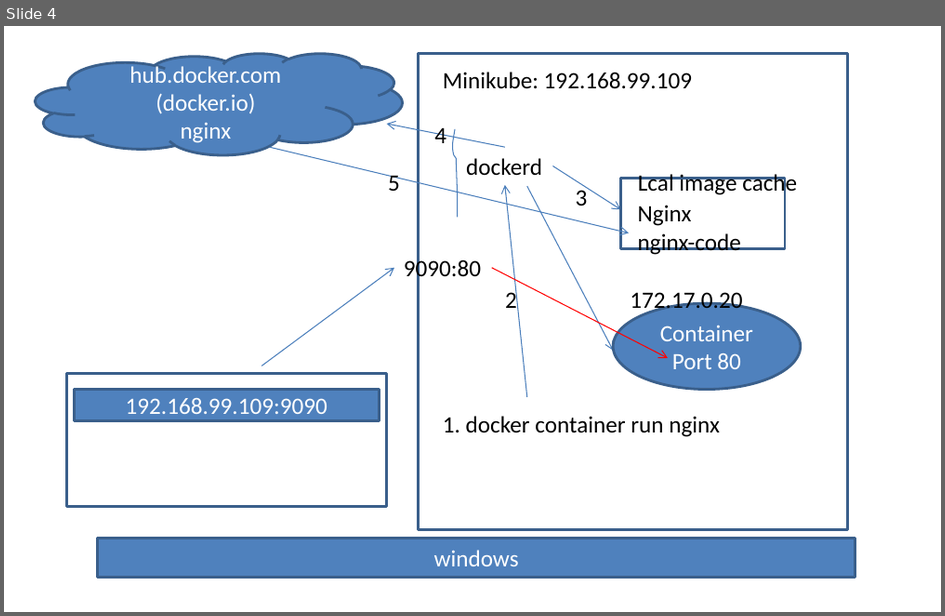
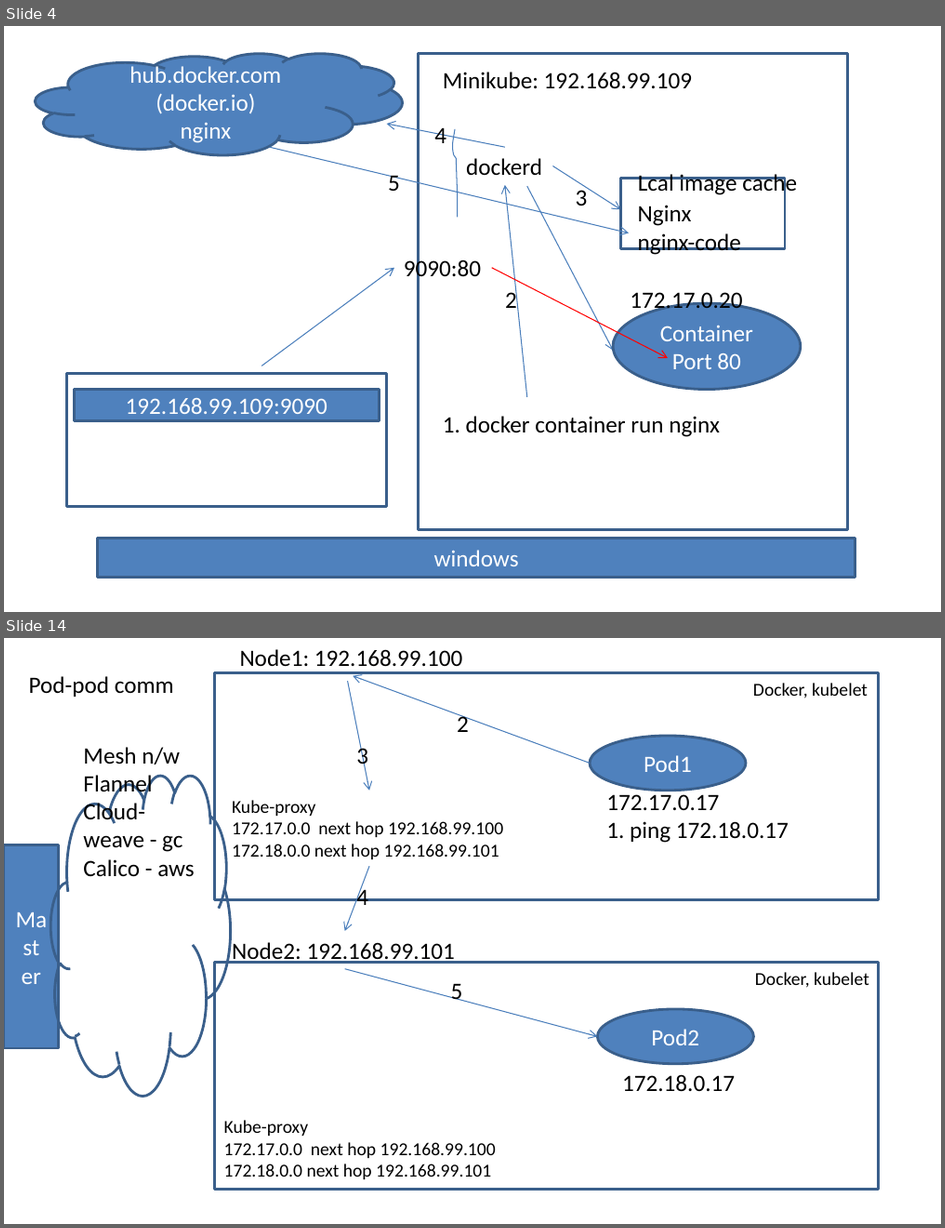
Before and after one commit to AdityaSP/ora-apr8-dock-kube, a slide deck: rough-diag.pptx. Shown one above the other, each under a label of ours: slide 4 before the commit, slides 4 and 14 after it; the slides between them are not shown. The pictures are 945x616 and 945x1228 pixels, drawn with LibreOffice and Linux fonts; fonts in the diff are those of the drawing. Boxes give left, top, right and bottom in pixels: in the first picture for what was removed or moved away, otherwise in the second. Text is boxed around its words. In the diff, an @@ line names an element or a change of style, - is before the commit and + after.

```diff
--- a/rough-diag.pptx
+++ b/rough-diag.pptx
@@ slide 14 added at [4,638,941,1224], background #FFFFFF @@
@@ text added at [240,649,462,667], 18 pt, text #000000 @@
+Node1: 192.168.99.100
@@ text added at [29,676,174,697], 18 pt, text #000000 @@
+Pod-pod comm
@@ rectangle added at [215,673,878,900], outline #3A5F8C 2 pt @@
@@ arrow added from (348, 681) to (369, 790), #4B7EBC 0.75 pt @@
@@ arrow added from (590, 763) to (353, 675), #4B7EBC 0.75 pt @@
@@ text added at [754,683,868,698], 14 pt, text #000000 @@
+Docker, kubelet
@@ text added at [457,713,469,732], 18 pt, text #000000 @@
+2
@@ text added at [83,747,195,877], 18 pt, text #000000 @@
+Mesh n/w
+Flannel
+Cloud-weave - gc
+Calico - aws
@@ text added at [356,744,369,769], 18 pt, text #000000 @@
+3
@@ ellipse added at [590,736,746,790], fill #4F81BD, outline #3A5F8C 2 pt, 18 pt, text #FFFFFF @@
+Pod1
@@ cloud added at [50,775,231,1096], outline #3A5F8C 2 pt @@
@@ text added at [232,800,503,859], 14 pt, text #000000 @@
+Kube-proxy
+172.17.0.0 next hop 192.168.99.100
+172.18.0.0 next hop 192.168.99.101
@@ text added at [607,794,789,843], 18 pt, text #000000 @@
+172.17.0.17
+1. ping 172.18.0.17
@@ rectangle added at [4,845,58,1049], fill #4F81BD, outline #3A5F8C 2 pt, 18 pt, text #FFFFFF @@
+Mast
+er
@@ arrow added from (369, 866) to (345, 930), #4B7EBC 0.75 pt @@
@@ text added at [356,886,369,905], 18 pt, text #000000 @@
+4
@@ text added at [232,942,455,964], 18 pt, text #000000 @@
+Node2: 192.168.99.101
@@ rectangle added at [215,963,878,1189], outline #3A5F8C 2 pt @@
@@ arrow added from (345, 969) to (597, 1036), #4B7EBC 0.75 pt @@
@@ text added at [755,972,870,988], 14 pt, text #000000 @@
+Docker, kubelet
@@ text added at [451,983,463,1001], 18 pt, text #000000 @@
+5
@@ ellipse added at [597,1009,754,1064], fill #4F81BD, outline #3A5F8C 2 pt, 18 pt, text #FFFFFF @@
+Pod2
@@ text added at [622,1074,735,1092], 18 pt, text #000000 @@
+172.18.0.17
@@ text added at [224,1120,496,1179], 14 pt, text #000000 @@
+Kube-proxy
+172.17.0.0 next hop 192.168.99.100
+172.18.0.0 next hop 192.168.99.101
```
Also in this commit, not shown: 11 other slides added.
